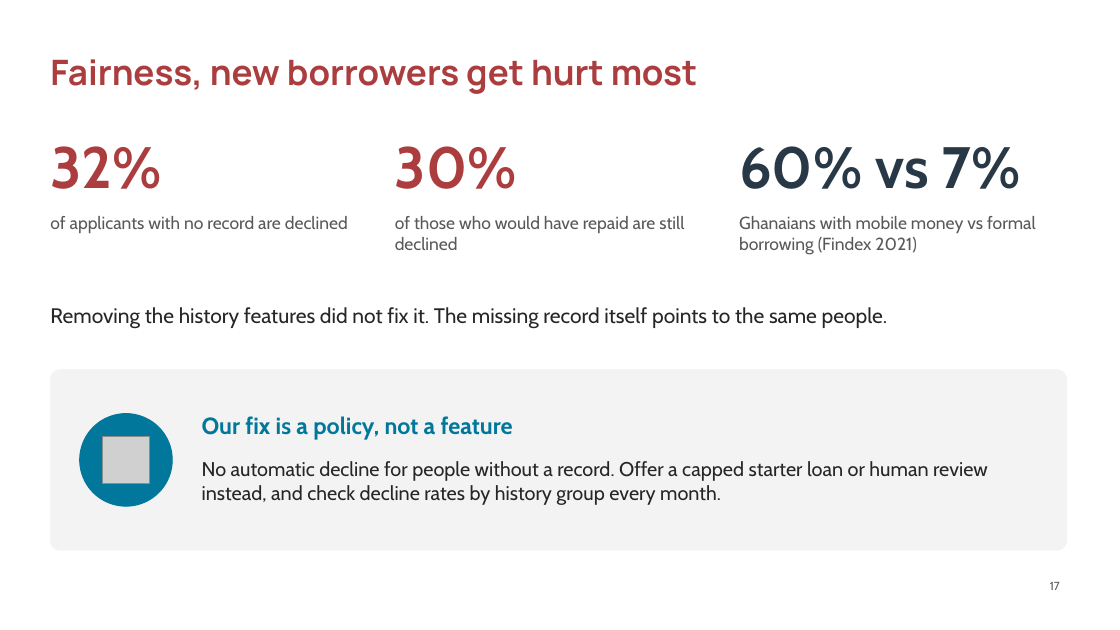
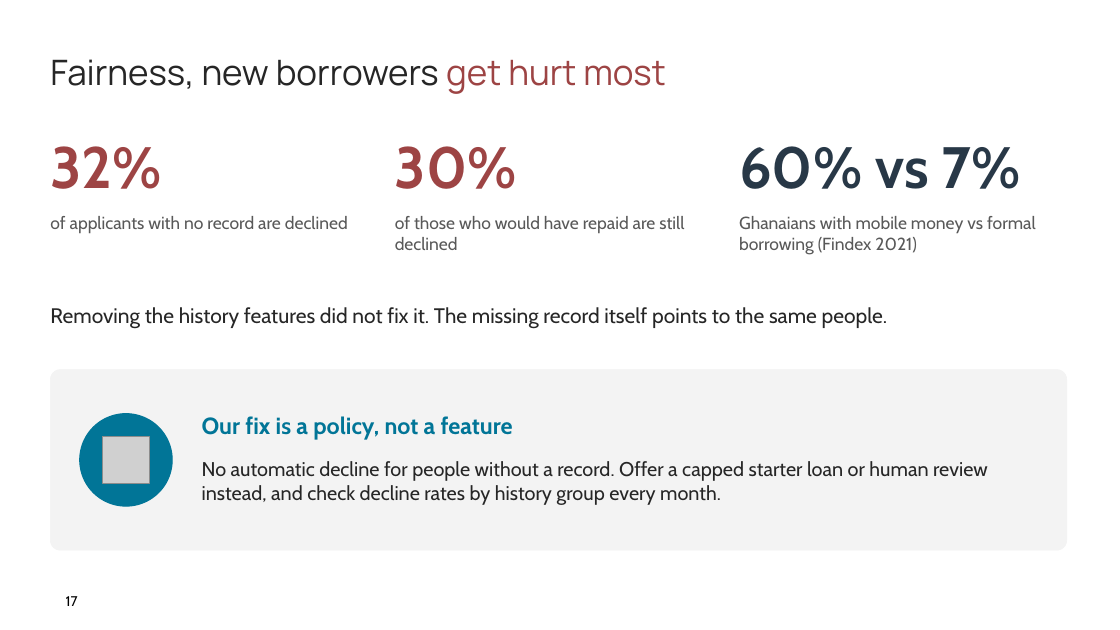
Before and after one commit to ASU-MICS-2028/mle-group-3-prosit-2, a slide deck: slide 17 of slides/NkwaPay_Debrief_Present.pptx. Drawn at 1120x630 pixels with LibreOffice and Linux fonts; fonts in the diff are those of the drawing; grey boxes stand for pictures; background and template pictures are left out. Boxes give left, top, right and bottom in pixels: in the first picture for what was removed or moved away, otherwise in the second. Text is boxed around its words. In the diff, an @@ line names an element or a change of style, - is before the commit and + after.

```diff
--- a/slides/NkwaPay_Debrief_Present.pptx
+++ b/slides/NkwaPay_Debrief_Present.pptx
@@ text "Fairness, new borrowers get hurt ..." at (50,59,665,94): text colour #AB3D3F to #262626 in "Fairness, new borrowers"; text colour #AB3D3F to #9D4444 in "get hurt most"; bold off @@
@@ page number added at (66,596,78,606), 12 pt, text #000000 @@
+17
@@ page number removed at (1050,582,1060,590) @@
-17
```
Also in this commit, not shown: 20 other slides changed, 1 slide added.
